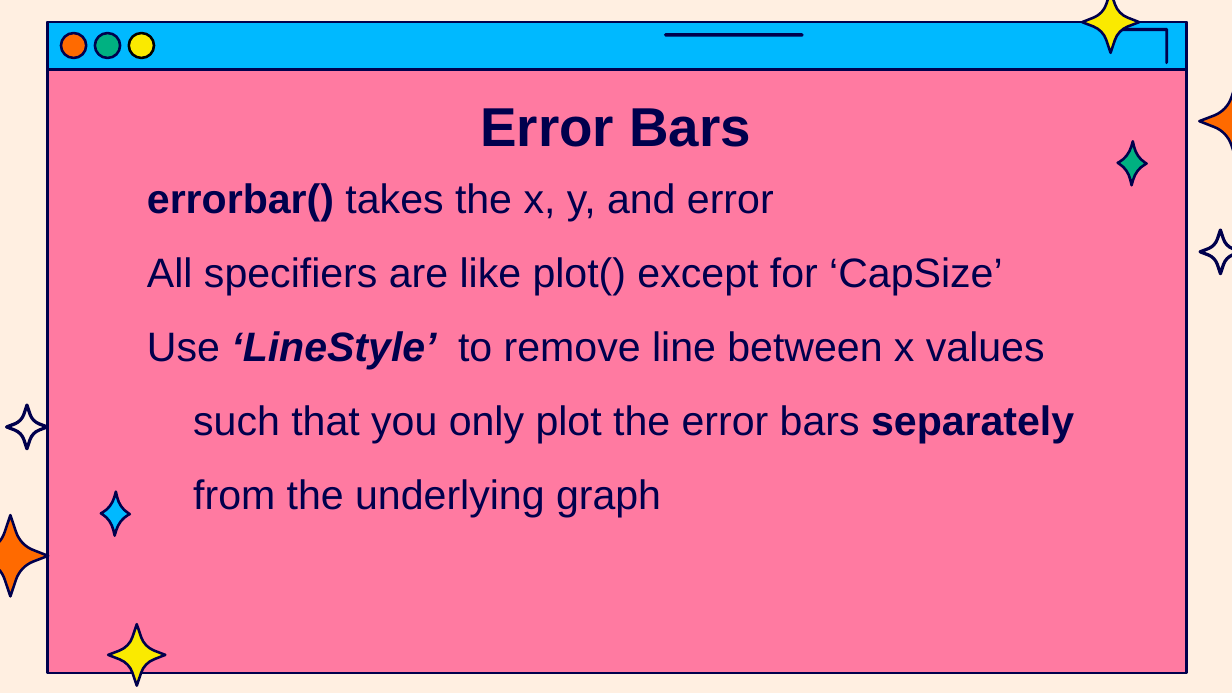
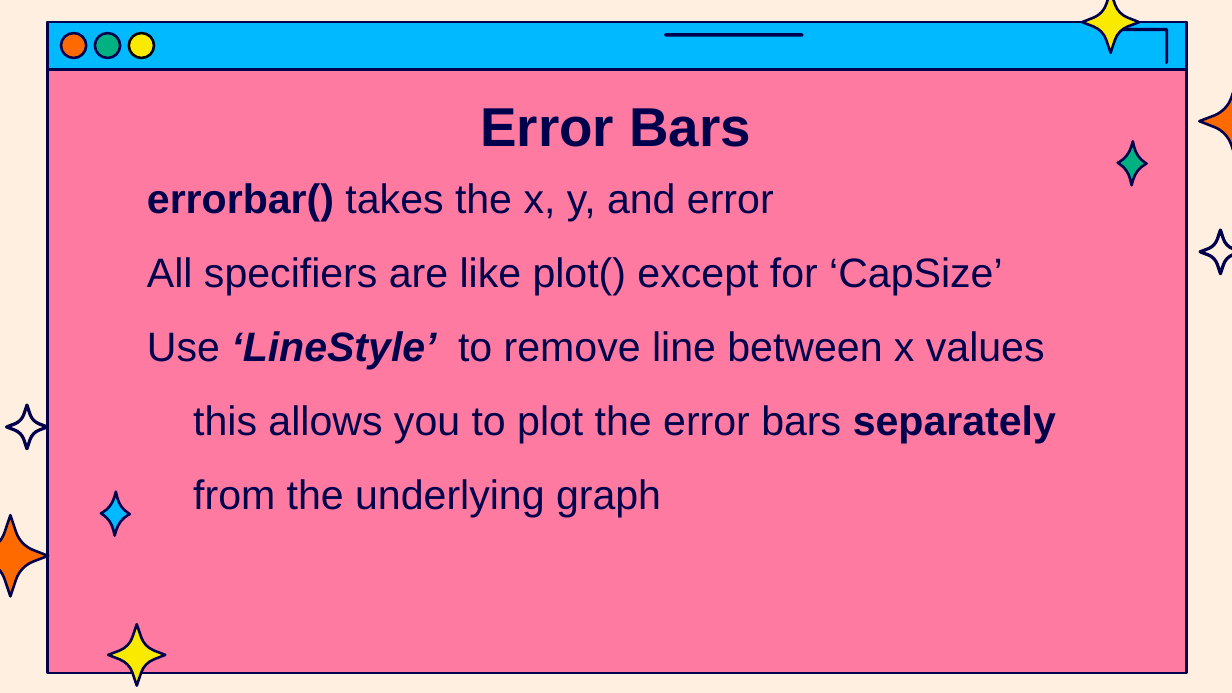
Before and after one commit to jasondsc/MATDRAB2MATFAB, a slide deck: slide 18 of slides/MATLAB_class_4.pptx (slide 15 before the commit). Drawn at 1232x693 pixels with LibreOffice and Linux fonts; fonts in the diff are those of the drawing. Boxes give left, top, right and bottom in pixels: in the first picture for what was removed or moved away, otherwise in the second. Text is boxed around its words. In the diff, an @@ line names an element or a change of style, - is before the commit and + after.

```diff
--- a/slides/MATLAB_class_4.pptx
+++ b/slides/MATLAB_class_4.pptx
@@ text at <box>147,331,1056,517</box>: text changed @@
-Use ‘LineStyle’ to remove line between x values such that you only plot the error bars separately from the underlying graph
+Use ‘LineStyle’ to remove line between x values this allows you to plot the error bars separately from the underlying graph
```
Also in this commit, not shown: 8 other slides changed, 3 slides added, 4 other files.
